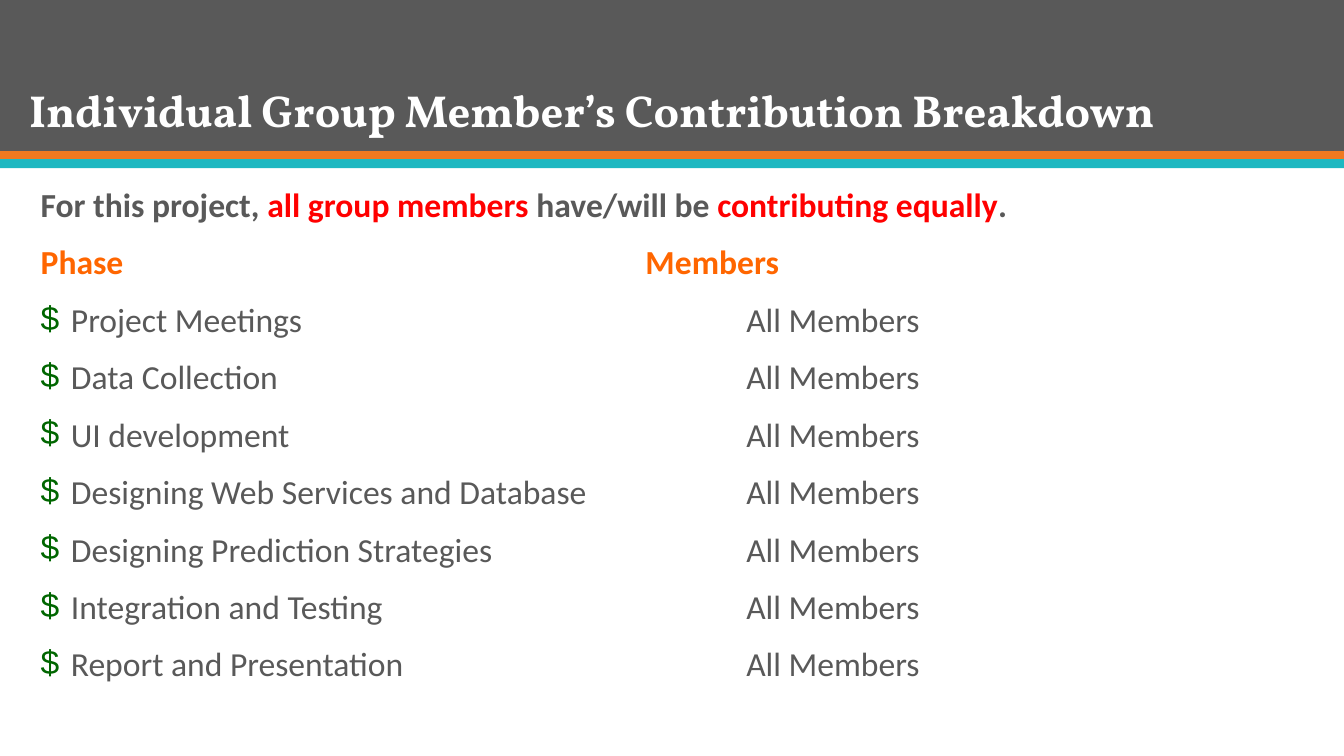
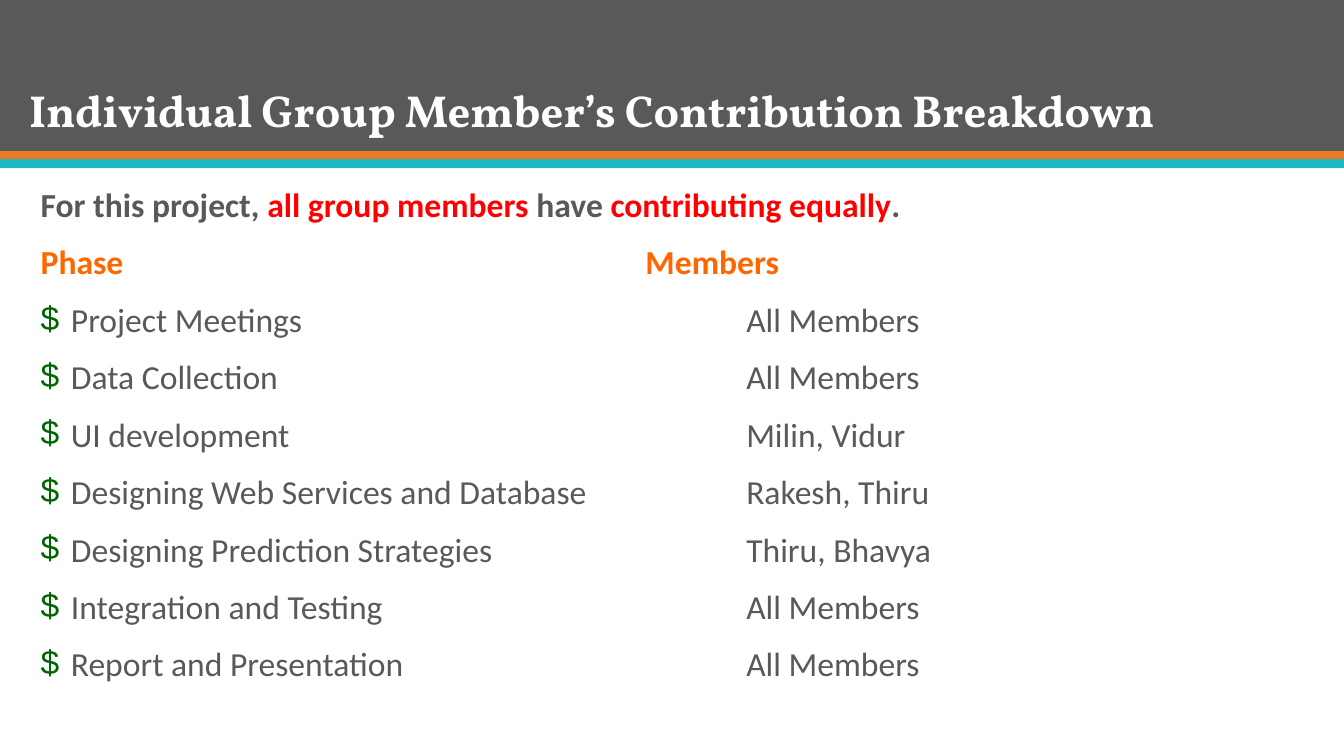
Before and after one commit to mJaiswal/Stock-Market-Prediction-Project, a slide deck: slide 2 of All Documentation/Presentations/Group 13 - ECE 568 - Final Project Preliminary Presentation.pptx. Drawn at 1344x756 pixels with LibreOffice and Linux fonts; fonts in the diff are those of the drawing. Boxes give left, top, right and bottom in pixels: in the first picture for what was removed or moved away, otherwise in the second. Text is boxed around its words. In the diff, an @@ line names an element or a change of style, - is before the commit and + after.

Commit message:
Final Project presentation

```diff
--- a/All Documentation/Presentations/Group 13 - ECE 568 - Final Project Preliminary Presentation.pptx
+++ b/All Documentation/Presentations/Group 13 - ECE 568 - Final Project Preliminary Presentation.pptx
@@ text at [41,193,900,223]: text changed @@
-For this project, all group members have/will be contributing equally.
+For this project, all group members have contributing equally.
@@ text at [71,423,931,568]: text changed @@
-$ UI development All Members
-$ Designing Web Services and Database All Members
-$ Designing Prediction Strategies All Members
+$ UI development Milin, Vidur
+$ Designing Web Services and Database Rakesh, Thiru
+$ Designing Prediction Strategies Thiru, Bhavya
```
Also in this commit, not shown: 8 other slides changed, 2 slides added, 11 slides removed, 1 other file.
